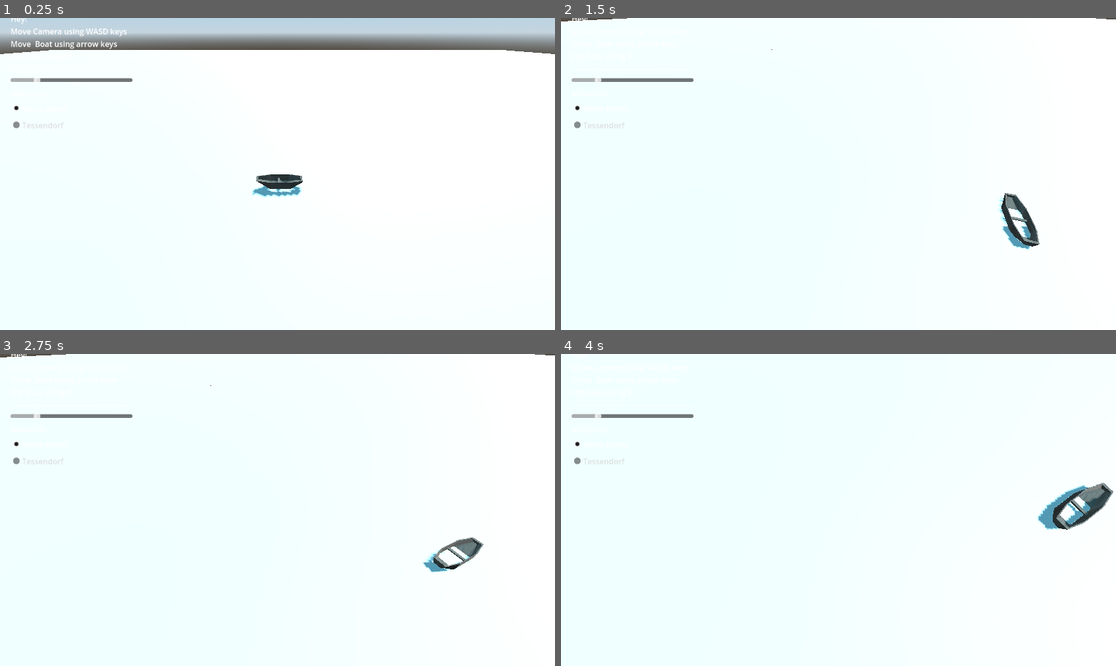
Above: before the commit, frames 1-4 (two rows, left to right).
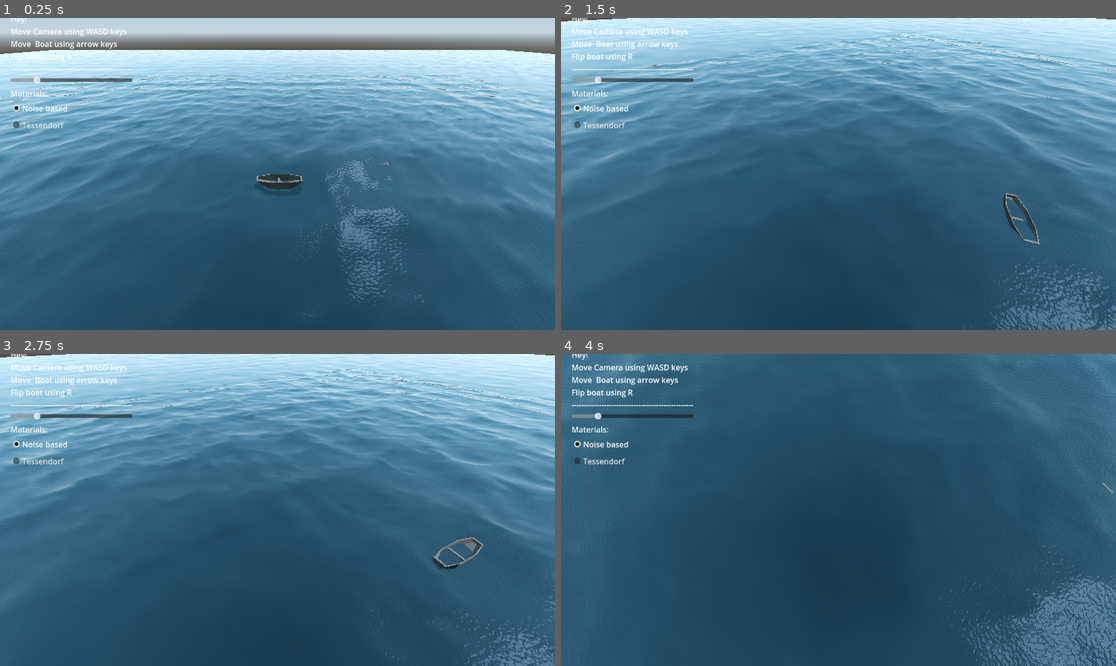
Above: after the commit, the same moments.

Repository: D0V4HKIIN/cs-341-computer-graphics-project
Game: Godot game, scene res://Main.tscn
Two runs of this game, one before a commit and one after it. Both use one fixed random seed, a clock stepped at 60 frames per second and the inputs below.
Inputs (mouse positions are in pixels of both pictures, inside the frame that each line leads up to):
- Up to frame 1 (0.25 s): no input
- Up to frame 2 (1.5 s): move the mouse to (960, 158) at 0.52 s; press the mouse at (960, 158) at 0.53 s; hold Right (boat_right) 0.53-1.28 s; move the mouse to (727, 189) at 1.27 s; release the mouse at (727, 189) at 1.28 s; hold Down (boat_back) from 1.28 s (still down); click (727, 189) at 1.35 s
- Up to frame 3 (2.75 s): move the mouse to (333, 441) at 2.02 s; release Down (boat_back) at 2.03 s; press the mouse at (333, 441) at 2.03 s; hold Right (boat_right) from 2.03 s (still down)
- Up to frame 4 (4 s): move the mouse to (810, 572) at 2.77 s; release Right (boat_right) at 2.78 s; release the mouse at (810, 572) at 2.78 s; hold Up (boat_forward) 2.78-3.53 s; click (810, 572) at 2.85 s; move the mouse to (1005, 556) at 3.52 s; press the mouse at (1005, 556) at 3.53 s; hold Left (boat_left) from 3.53 s (still down)

The runs differ from the first frame. In frame 1, 89% of the frame differs, in the area x 0-100%, y 10-100%; in frame 2, 99%; in frame 3, 99%; in frame 4, 100%, in the area x 0-100%, y 0-100%.

Commit message:
back to noise based material

Diff:
--- a/seas-341_captain_hooks_black_pearl/water_noise_based_material.tres
+++ b/seas-341_captain_hooks_black_pearl/water_noise_based_material.tres
@@ -1,7 +1,22 @@
-[gd_resource type="ShaderMaterial" load_steps=2 format=3 uid="uid://b1gtctiurxrj8"]
+[gd_resource type="ShaderMaterial" load_steps=5 format=3 uid="uid://b1gtctiurxrj8"]
 
-[ext_resource type="Shader" path="res://fft_shader.gdshader" id="1_fd1mt"]
+[ext_resource type="Shader" path="res://water_noise_based.gdshader" id="1_whmqm"]
+[ext_resource type="Texture2D" uid="uid://dxnyny0nas3wa" path="res://water_noise.tres" id="2_1yapn"]
+
+[sub_resource type="FastNoiseLite" id="FastNoiseLite_mhybr"]
+
+[sub_resource type="NoiseTexture2D" id="NoiseTexture2D_dktfb"]
+seamless = true
+as_normal_map = true
+bump_strength = 6.0
+noise = SubResource("FastNoiseLite_mhybr")
 
 [resource]
 render_priority = 0
-shader = ExtResource("1_fd1mt")
+shader = ExtResource("1_whmqm")
+shader_parameter/water_displacement = Vector2(0, 0)
+shader_parameter/cpu_time = 113.291
+shader_parameter/height_scale = 2.0
+shader_parameter/noise_frequency = 0.1
+shader_parameter/noise = ExtResource("2_1yapn")
+shader_parameter/normalmap = SubResource("NoiseTexture2D_dktfb")
